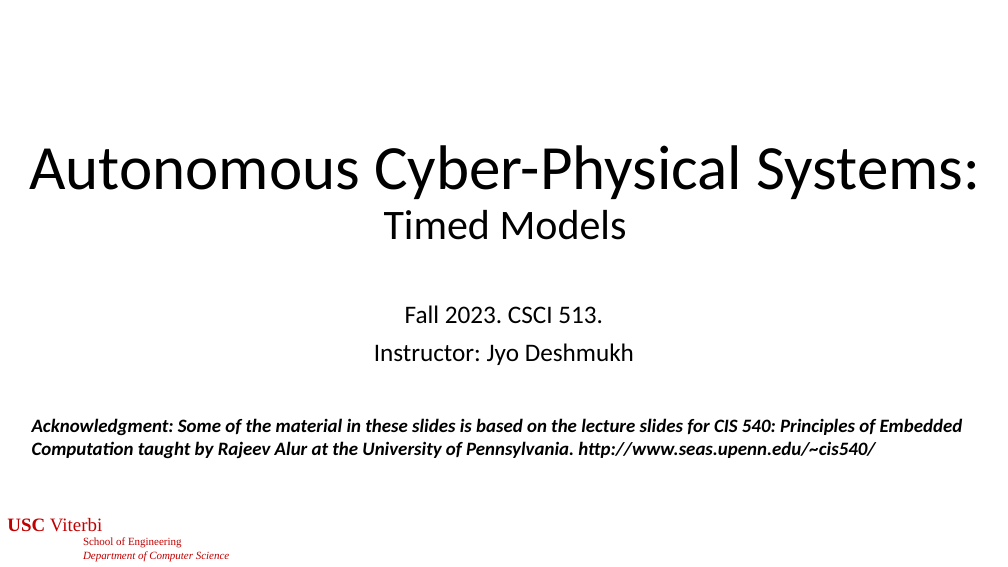
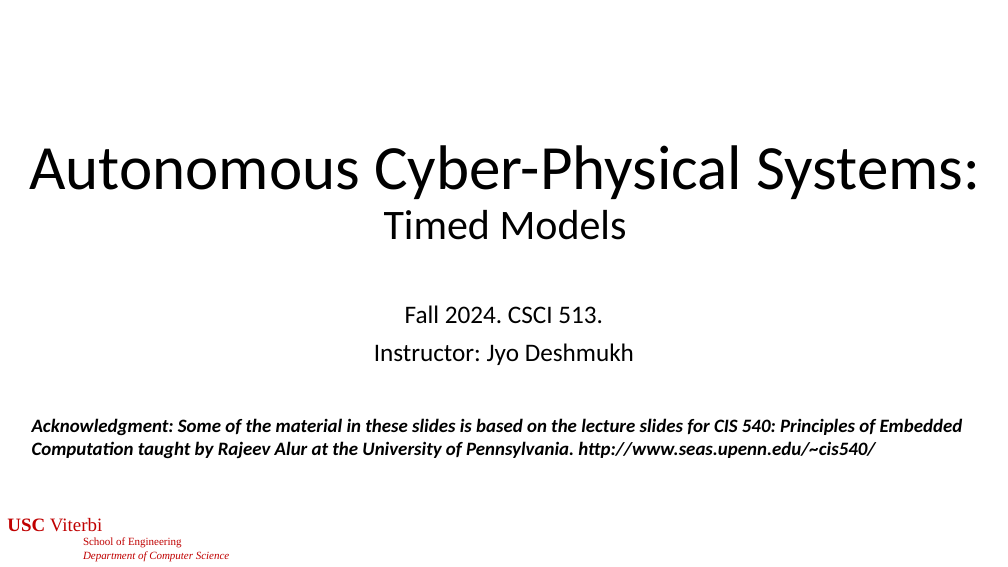
Before and after one commit to jdeshmukh/jdeshmukh.github.io, a slide deck: slide 1 of teaching/cs513-autocps-fall-2024/slides/TimedModels.pptx. Drawn at 1008x567 pixels with LibreOffice and Linux fonts; fonts in the diff are those of the drawing. Boxes give left, top, right and bottom in pixels: in the first picture for what was removed or moved away, otherwise in the second. Text is boxed around its words. In the diff, an @@ line names an element or a change of style, - is before the commit and + after.

```diff
--- a/teaching/cs513-autocps-fall-2024/slides/TimedModels.pptx
+++ b/teaching/cs513-autocps-fall-2024/slides/TimedModels.pptx
@@ subtitle at (405, 305, 603, 323): text changed @@
-Fall 2023. CSCI 513.
+Fall 2024. CSCI 513.
```
Also in this commit, not shown: 3 other slides changed, 1 slide added, 1 slide removed, 2 other files.
